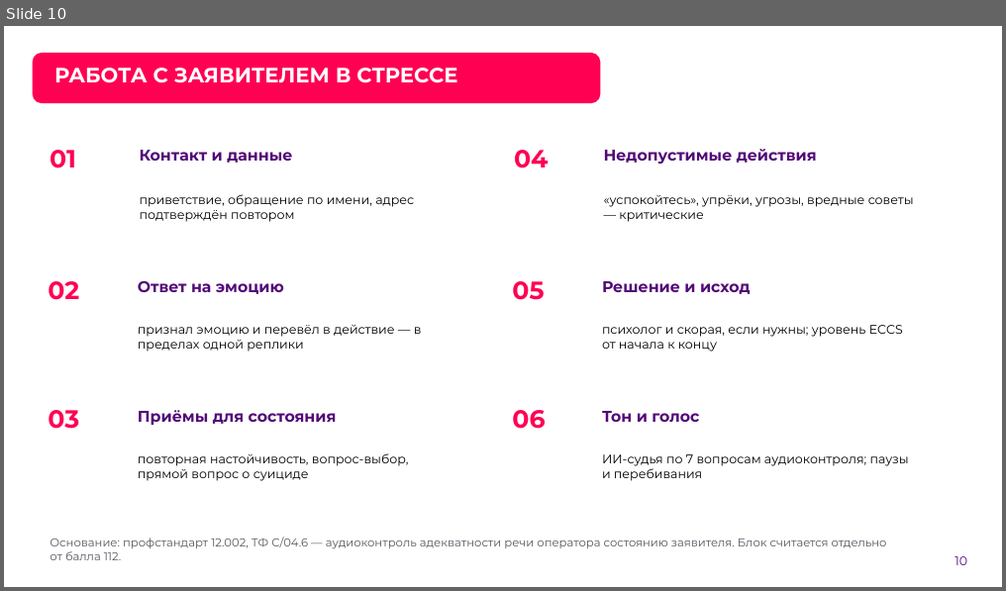
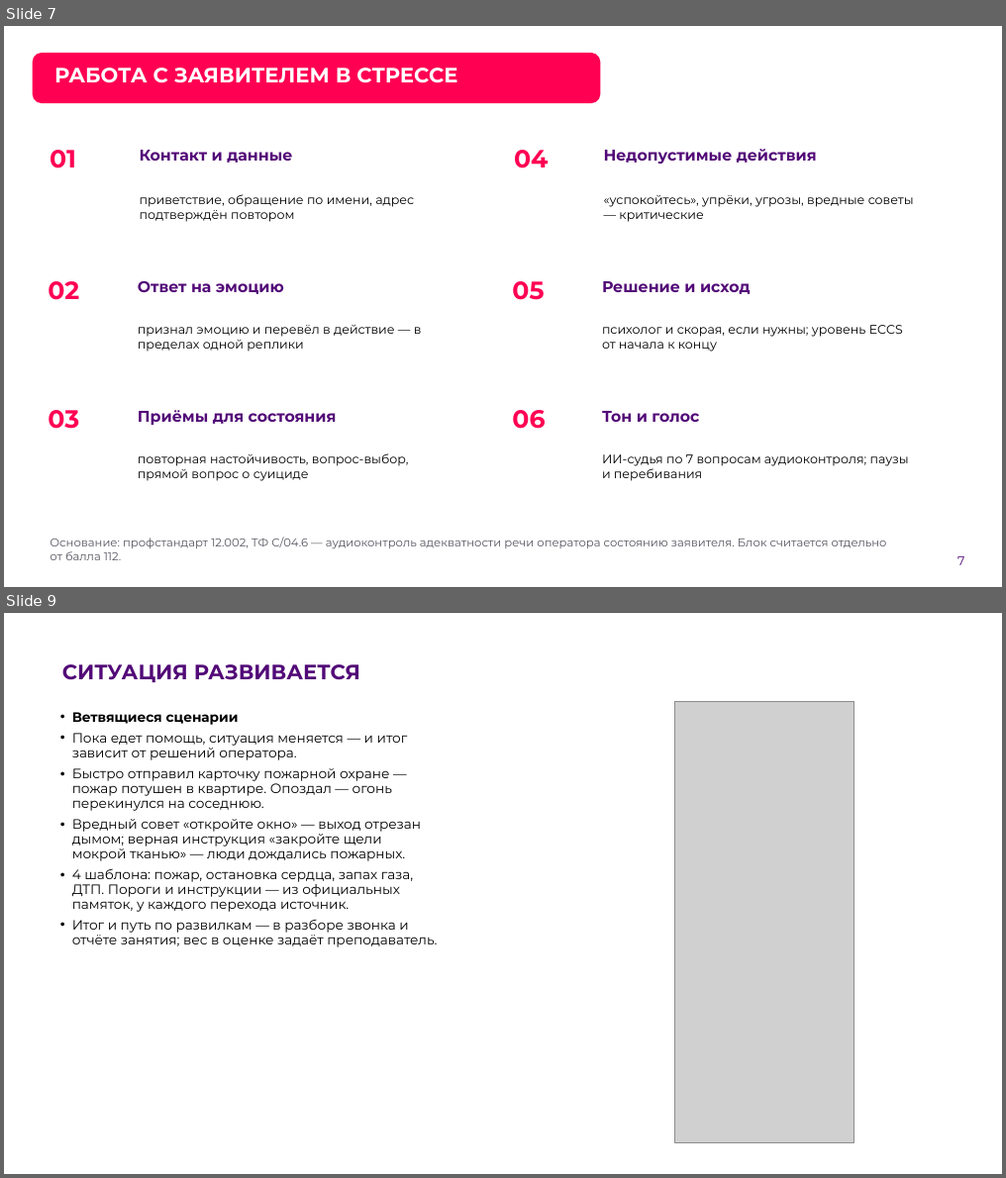
Before and after one commit to Fosh1er/MCHS_hack_AIskra, a slide deck: docs/presentation/АИскра_презентация_ЛЦТ2026.pptx. Shown one above the other, each under a label of ours: slide 10 before the commit, slides 7 and 9 after it; the slides between them are not shown. The pictures are 1006x591 and 1006x1178 pixels, drawn with LibreOffice and Linux fonts; fonts in the diff are those of the drawing; grey boxes stand for pictures; background and template pictures are left out. Boxes give left, top, right and bottom in pixels: in the first picture for what was removed or moved away, otherwise in the second. Text is boxed around its words. In the diff, an @@ line names an element or a change of style, - is before the commit and + after.

```diff
--- a/docs/presentation/АИскра_презентация_ЛЦТ2026.pptx
+++ b/docs/presentation/АИскра_презентация_ЛЦТ2026.pptx
@@ slide 9 added at (4, 613, 1002, 1174), background picture (left out) @@
@@ title added at (62, 664, 360, 682), 20 pt, text #520977, bold @@
+СИТУАЦИЯ РАЗВИВАЕТСЯ
@@ picture added at (675, 701, 853, 1144) @@
@@ text added at (72, 712, 437, 948), 13 pt, text #000000 @@
+• Ветвящиеся сценарии
+• Пока едет помощь, ситуация меняется — и итог зависит от решений оператора.
+• Быстро отправил карточку пожарной охране — пожар потушен в квартире. Опоздал — огонь перекинулся на соседнюю.
+• Вредный совет «откройте окно» — выход отрезан дымом; верная инструкция «закройте щели мокрой тканью» — люди дождались пожарных.
+• 4 шаблона: пожар, остановка сердца, запах газа, ДТП. Пороги и инструкции — из официальных памяток, у каждого перехода источник.
+• Итог и путь по развилкам — в разборе звонка и отчёте занятия; вес в оценке задаёт преподаватель.
@@ page number added at (939, 1134, 984, 1163), 12 pt, text #FFFFFF @@
+9
@@ what was slide 10 is now slide 7 @@
@@ page number at (957, 557, 964, 566): text changed @@
-10
+7
```
Also in this commit, not shown: 6 slides changed, 6 other slides added, 5 other files.
